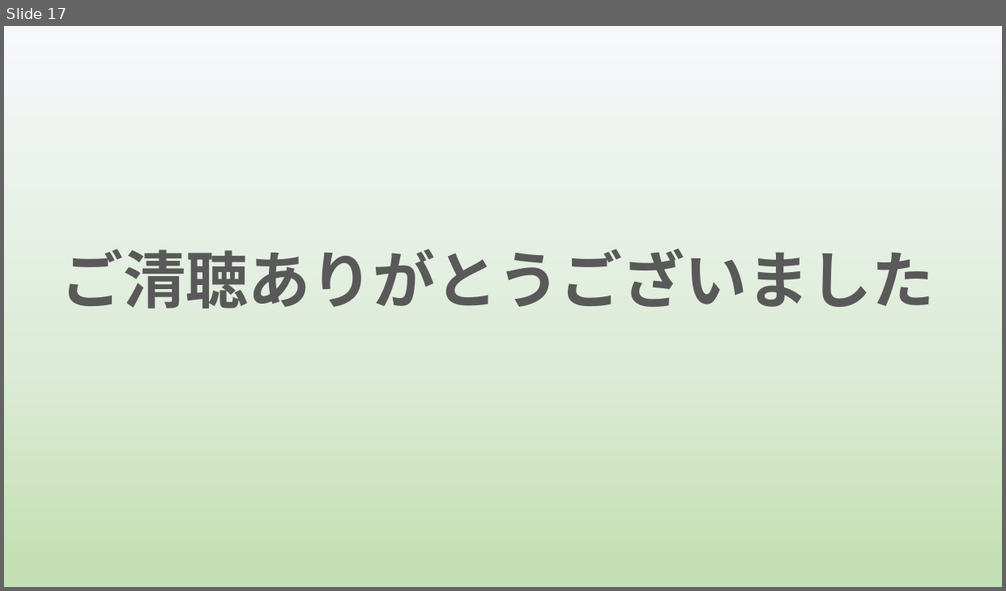
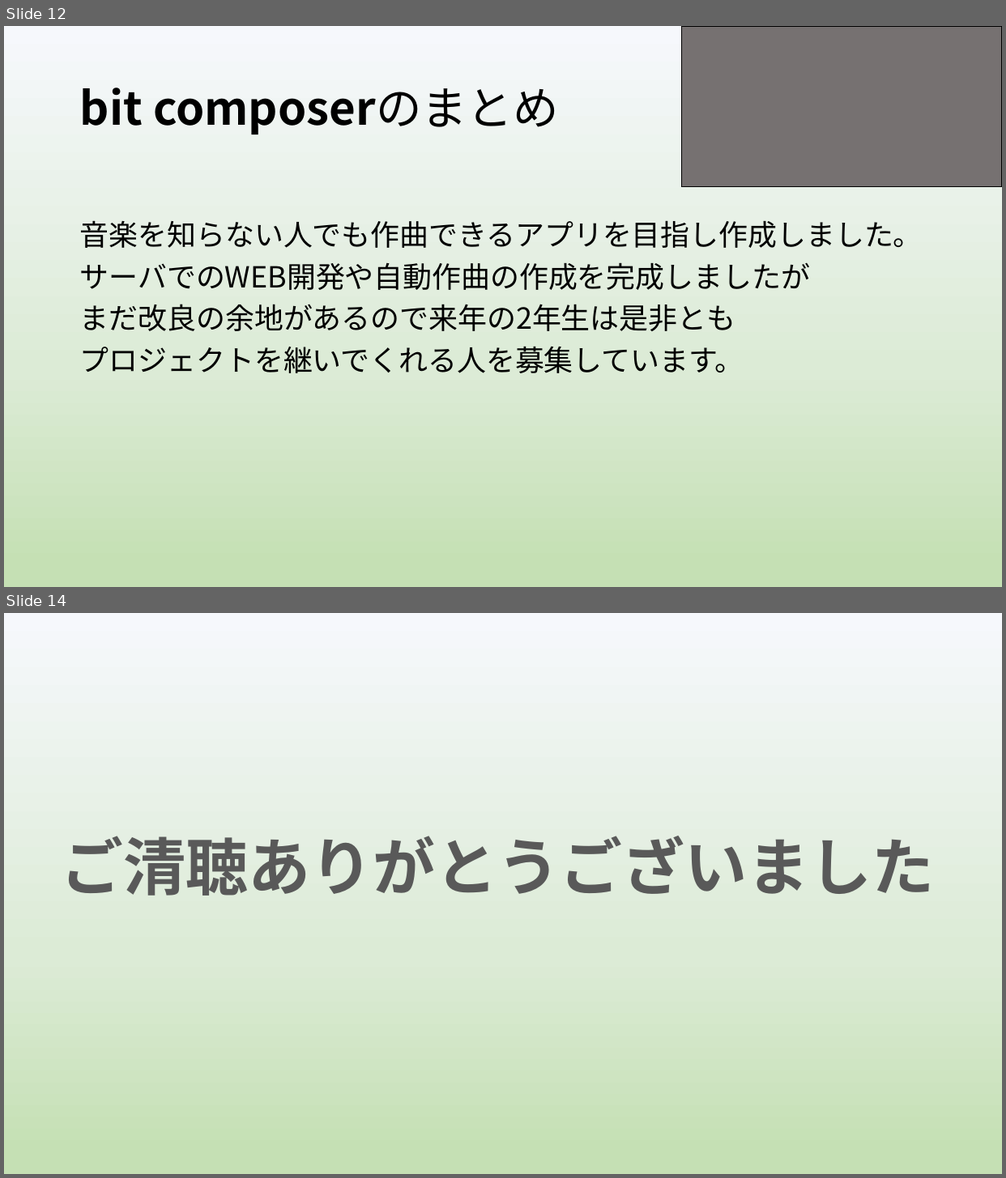
Before and after one commit to yoshitake266/bitComposer_prj, a slide deck: presentation/graduation/bit Composer3 .pptx. Shown one above the other, each under a label of ours: slide 17 before the commit, slides 12 and 14 after it; the slides between them are not shown. The pictures are 1006x591 and 1006x1178 pixels, drawn with LibreOffice and Linux fonts; fonts in the diff are those of the drawing. Boxes give left, top, right and bottom in pixels: in the first picture for what was removed or moved away, otherwise in the second. Text is boxed around its words. In the diff, an @@ line names an element or a change of style, - is before the commit and + after.

```diff
--- a/presentation/graduation/bit Composer3 .pptx
+++ b/presentation/graduation/bit Composer3 .pptx
@@ slide 12 added at [4,26,1002,587], background gradient #F6F8FC to #DCEBD6 to #C5E0B4 @@
@@ rectangle added at [681,26,1002,187], fill #767171, outline #000000 1 pt @@
@@ title added at [80,88,559,135], 44 pt, text #000000, bold @@
+bit composerのまとめ
@@ text added at [80,220,923,373], 28 pt, text #000000 @@
+音楽を知らない人でも作曲できるアプリを目指し作成しました。
+サーバでのWEB開発や自動作曲の作成を完成しましたが
+まだ改良の余地があるので来年の2年生は是非とも
+プロジェクトを継いでくれる人を募集しています。
@@ what was slide 17 is now slide 14 @@
```
Also in this commit, not shown: 8 slides changed, 6 other slides added, 7 slides removed.
